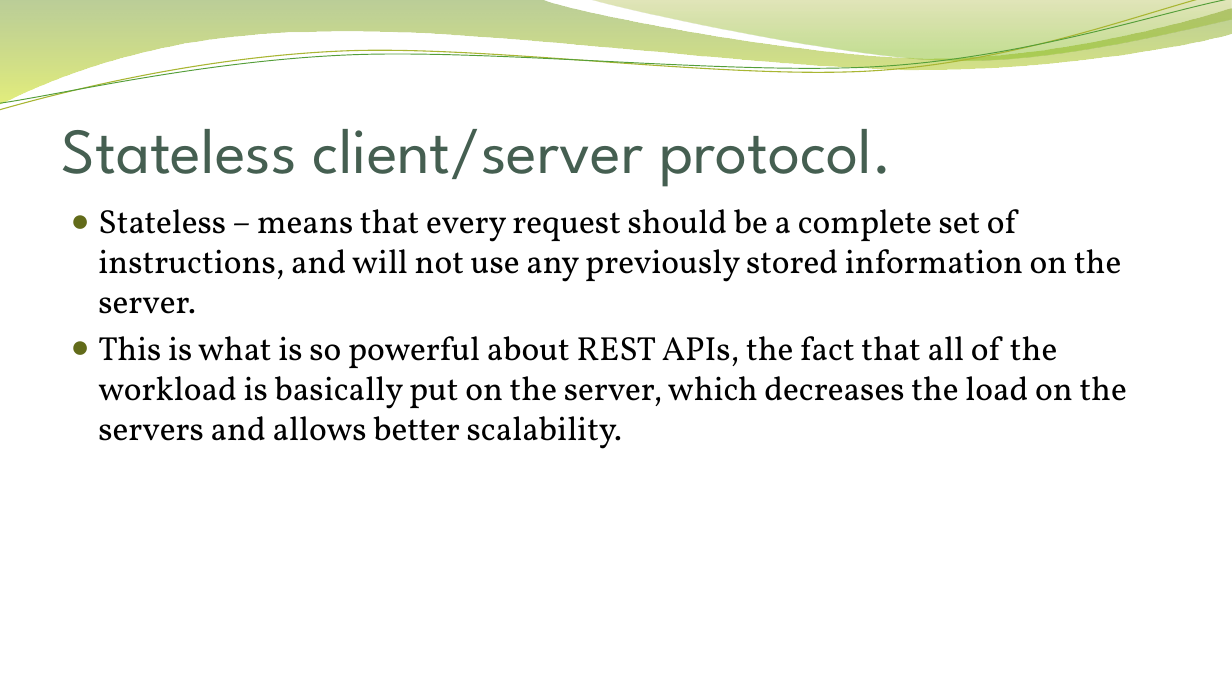
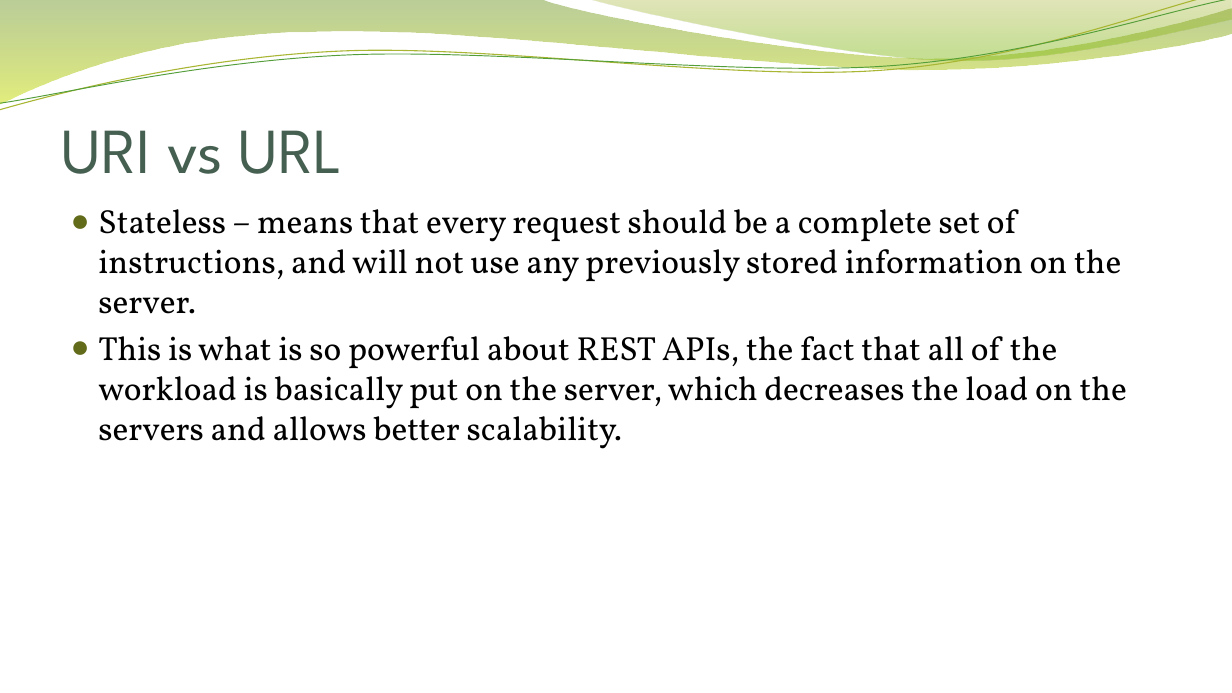
Before and after one commit to PrometheanDream/personal-portfolio, a slide deck: slide 10 of restful-api-presentations-simpson/assignment-1.3-simpson.pptx. Drawn at 1232x693 pixels with LibreOffice and Linux fonts; fonts in the diff are those of the drawing; background and template pictures are left out. Boxes give left, top, right and bottom in pixels: in the first picture for what was removed or moved away, otherwise in the second. Text is boxed around its words. In the diff, an @@ line names an element or a change of style, - is before the commit and + after.

```diff
--- a/restful-api-presentations-simpson/assignment-1.3-simpson.pptx
+++ b/restful-api-presentations-simpson/assignment-1.3-simpson.pptx
@@ title at [62, 130, 343, 174]: text changed @@
-Stateless client/server protocol.
+URI vs URL
```
Also in this commit, not shown: 8 other slides changed.
